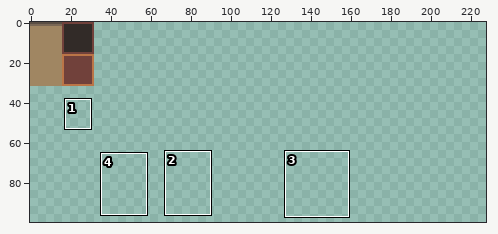
Two versions of one sprite sheet, core/assets/tile/sprite_sheet.png. Above, an overview of the earlier version with the close-up marked.
Close-up. Before the edit:
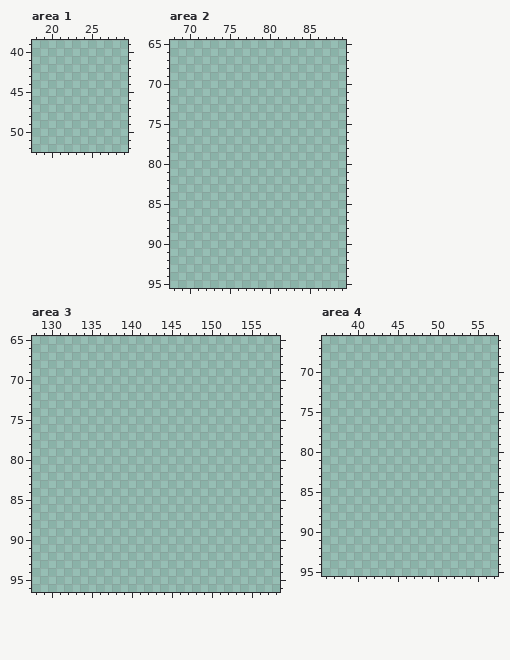
The file is 320x240 pixels. Shown: area 1: x 18..29, y 39..52; area 2: x 68..89, y 65..95; area 3: x 128..158, y 65..96; area 4: x 36..57, y 66..95. The wide view leaves out empty margins. The commit also changed other parts of the picture, which this record leaves out.
The same view after the edit:
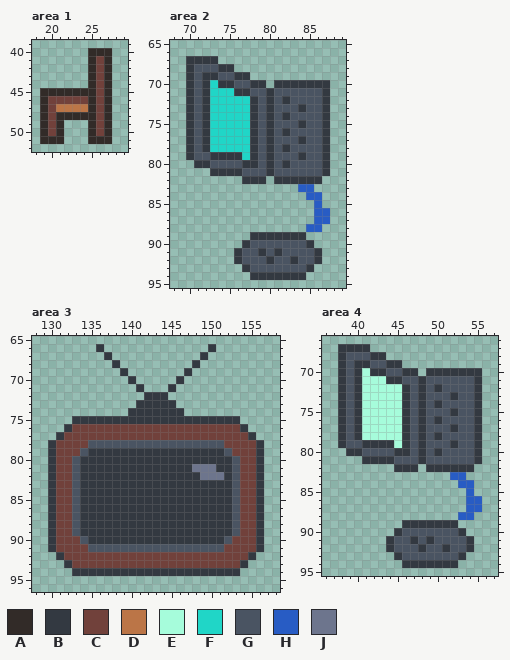
Palette (. is transparent): A #322b28  B #333941  C #71413b  D #bb7547  E #a6fcdb  F #20d6c7  G #4a5462  H #285cc4  J #6d758d
Change:
Changed rows in their new state; - is an unchanged pixel.
Area 1:
first column x 19:
40 ------AAA
41 ------ACA
42 ------ACA
43 ------ACA
44 ------ACA
45 AAAAAAACA
46 ACCCCCACA
47 ACDDDDACA
48 ACAAAAACA
49 ACA---ACA
50 ACA---ACA
51 AAA---AAA
Area 2:
first column x 70:
67 BBBB--------------
68 BGGGBB------------
69 BGBBGGBB----------
70 BGBFBBGGBB-BBBBBBB
71 BGBFFFBBGGBGGGGGGB
72 BGBFFFFFBGBGBGGGGB
73 BGBFFFFFBGBGGGBGGB
74 BGBFFFFFBGBGBGGGGB
75 BGBFFFFFBGBGGGBGGB
76 BGBFFFFFBGBGBGGGGB
77 BGBFFFFFBGBGGGBGGB
78 BGBFFFFFBGBGBGGGGB
79 BGGBBBBFBGBGGGBGGB
80 -BBGGGGBBGBGBGGGGB
81 ---BBBBGGGBGGGGGGB
82 -------BBB-BBBBBB-
83 --------------HH--
84 ---------------HH-
85 ----------------H-
86 ----------------HH
87 ----------------HH
88 ---------------HH-
89 --------BBBBBBB---
90 -------BGGGGGGGB--
91 ------BGGBGBGGGGB-
92 ------BGGGBGGBGGB-
93 -------BGGGGGGGB--
94 --------BBBBBBB---
Area 3:
first column x 130:
66 ------B-------------B------
67 -------B-----------B-------
68 --------B---------B--------
69 ---------B-------B---------
70 ----------B-----B----------
71 -----------B---B-----------
72 ------------BBB------------
73 -----------BBBBB-----------
74 ----------BBBBBBB----------
75 ---BBBBBBBBBBBBBBBBBBBBB---
76 --BCCCCCCCCCCCCCCCCCCCCCB--
77 -BCCCCCCCCCCCCCCCCCCCCCCCB-
78 BCCCCGGGGGGGGGGGGGGGGGCCCCB
79 BCCCGBBBBBBBBBBBBBBBBBGCCCB
80 BCCGBBBBBBBBBBBBBBBBBBBGCCB
81 BCCGBBBBBBBBBBBBBBJJJBBGCCB
82 BCCGBBBBBBBBBBBBBBBJJJBGCCB
83 BCCGBBBBBBBBBBBBBBBBBBBGCCB
84 BCCGBBBBBBBBBBBBBBBBBBBGCCB
85 BCCGBBBBBBBBBBBBBBBBBBBGCCB
86 BCCGBBBBBBBBBBBBBBBBBBBGCCB
87 BCCGBBBBBBBBBBBBBBBBBBBGCCB
88 BCCGBBBBBBBBBBBBBBBBBBBGCCB
89 BCCGBBBBBBBBBBBBBBBBBBBGCCB
90 BCCCGBBBBBBBBBBBBBBBBBGCCCB
91 BCCCCGGGGGGGGGGGGGGGGGCCCCB
92 -BCCCCCCCCCCCCCCCCCCCCCCCB-
93 --BCCCCCCCCCCCCCCCCCCCCCB--
94 ---BBBBBBBBBBBBBBBBBBBBB---
Area 4:
first column x 38:
67 BBBB--------------
68 BGGGBB------------
69 BGBBGGBB----------
70 BGBEBBGGBB-BBBBBBB
71 BGBEEEBBGGBGGGGGGB
72 BGBEEEEEBGBGBGGGGB
73 BGBEEEEEBGBGGGBGGB
74 BGBEEEEEBGBGBGGGGB
75 BGBEEEEEBGBGGGBGGB
76 BGBEEEEEBGBGBGGGGB
77 BGBEEEEEBGBGGGBGGB
78 BGBEEEEEBGBGBGGGGB
79 BGGBBBBEBGBGGGBGGB
80 -BBGGGGBBGBGBGGGGB
81 ---BBBBGGGBGGGGGGB
82 -------BBB-BBBBBB-
83 --------------HH--
84 ---------------HH-
85 ----------------H-
86 ----------------HH
87 ----------------HH
88 ---------------HH-
89 --------BBBBBBB---
90 -------BGGGGGGGB--
91 ------BGGBGBGGGGB-
92 ------BGGGBGGBGGB-
93 -------BGGGGGGGB--
94 --------BBBBBBB---
Boxes around the changes in both close-ups, in picture pixels (x1, y1, x2, y2):
added: (40, 48, 112, 144)
added: (186, 56, 330, 280)
added: (48, 344, 264, 576)
added: (338, 344, 482, 568)
